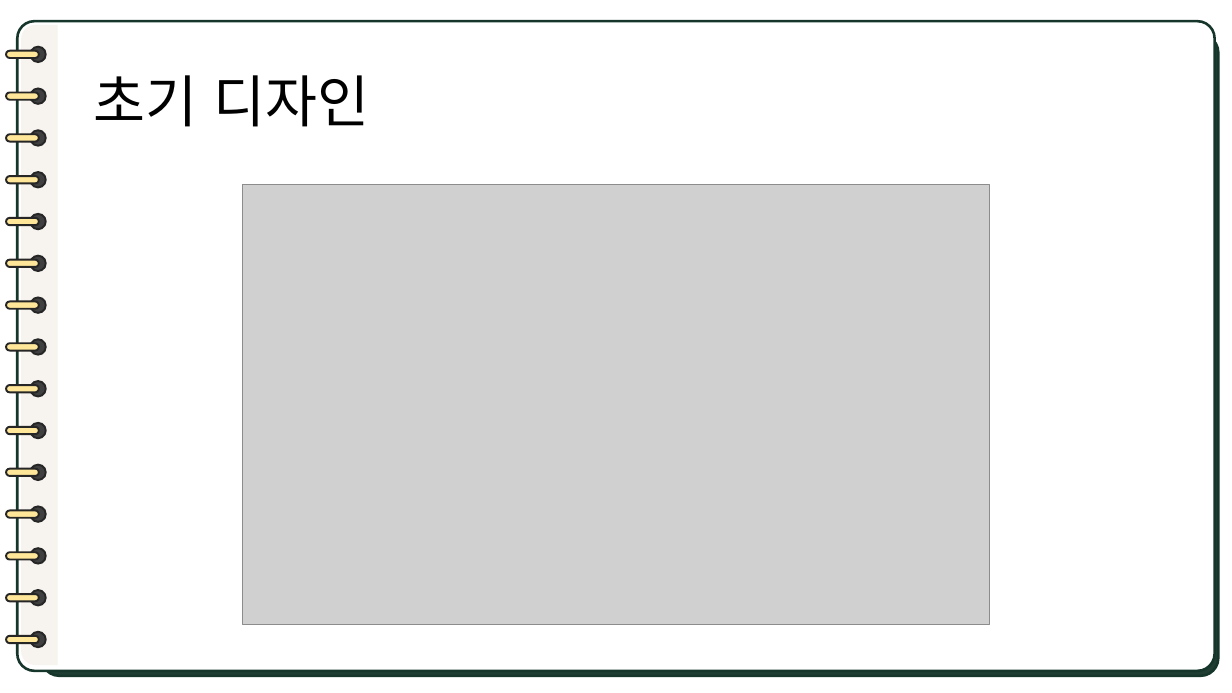
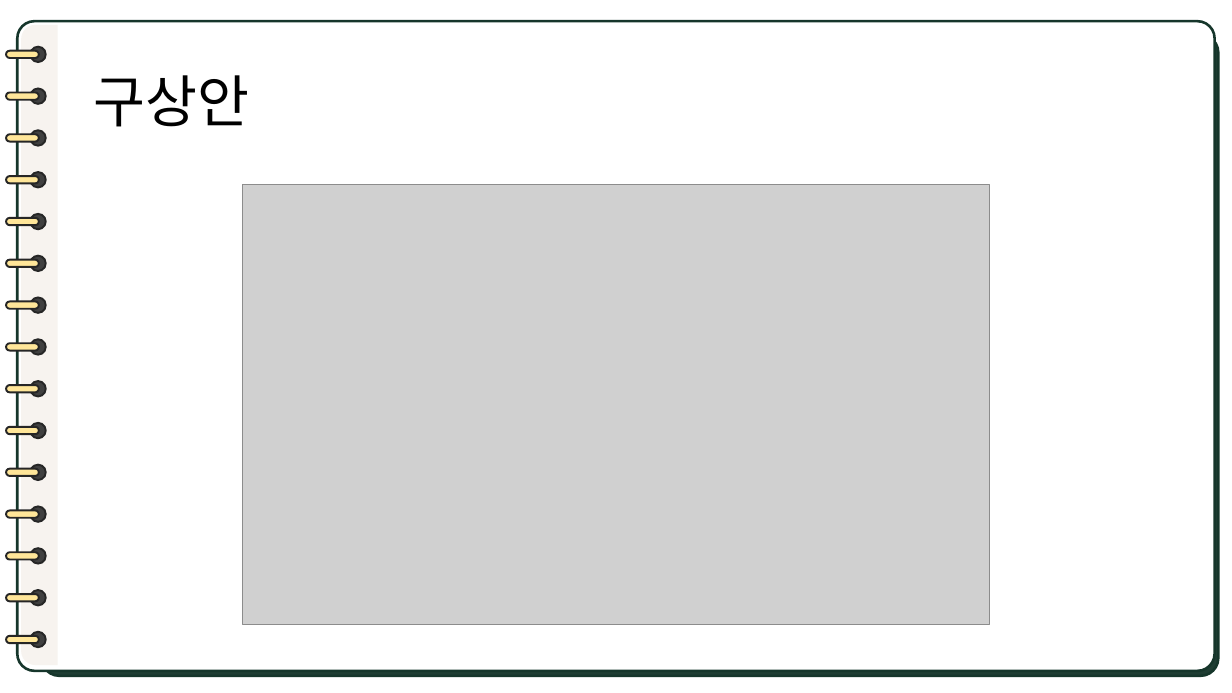
Before and after one commit to binn328/IoT_Project, a slide deck: slide 9 of IoT_PPT.pptx. Drawn at 1232x693 pixels with LibreOffice and Linux fonts; fonts in the diff are those of the drawing; grey boxes stand for pictures. Boxes give left, top, right and bottom in pixels: in the first picture for what was removed or moved away, otherwise in the second. Text is boxed around its words. In the diff, an @@ line names an element or a change of style, - is before the commit and + after.

```diff
--- a/IoT_PPT.pptx
+++ b/IoT_PPT.pptx
@@ title at [94,75,250,127]: text changed @@
-초기 디자인
+구상안
```
Also in this commit, not shown: 1 other slide changed.
